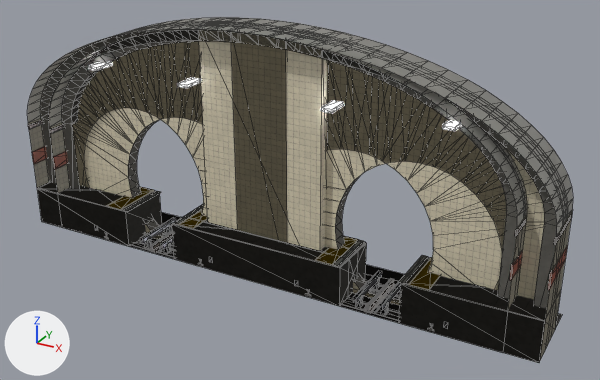
The glTF model glasgow-subway/models/tunnel_station_vault.glb as it was, and as the next commit left it.
One viewpoint serves both versions: a 50 mm lens placed at (8.09, -13.29, 8.47), pointed at (0.6, 0.33, 1.66). The axes (+X, +Y, +Z) are drawn at lower left. The lights are the same throughout. The picture after the commit comes second. Mesh edges are drawn as thin lines. Where no turn or scale is listed for an object, it has been applied to the vertices. Vertices at exactly the same position are counted once.

The scene before the commit, as lines of its bpy script (objects in view):
```python
me_vault_island_borewall = bpy.data.meshes.new('vault_island_borewall')
me_vault_island_borewall.from_pydata(...)  # 189 vertices, 263 faces; spans x -5.25..5.25, y 0.0..1.2, z -0.47..5.0
# faces by material slot: [117, 144, 2]
me_vault_island_borewall.materials.append(mat_tile_cream)
me_vault_island_borewall.materials.append(mat_concrete_lining)
me_vault_island_borewall.materials.append(mat_concrete_dark)
me_vault_island_end = bpy.data.meshes.new('vault_island_end')
me_vault_island_end.from_pydata(...)  # 196 vertices, 286 faces; spans x -5.25..5.25, y -0.2..0.2, z -0.18..5.0
# faces by material slot: [168, 82, 12, 12, 12]
me_vault_island_end.materials.append(mat_concrete_lining)
me_vault_island_end.materials.append(mat_concrete_dark)
me_vault_island_end.materials.append(mat_tile_cream)
me_vault_island_end.materials.append(mat_platform_stone)
me_vault_island_end.materials.append(mat_platform_floor)
# before: 172 (-1.35, -0.2, -0.18), 174 (-1.35, 0.2, -0.18), 176 (1.35, -0.2, -0.18), 178 (1.35, 0.2, -0.18)
me_vault_side_end = bpy.data.meshes.new('vault_side_end')
me_vault_side_end.from_pydata(...)  # 180 vertices, 262 faces; spans x -5.9..5.9, y -0.2..0.2, z -0.18..5.0
# faces by material slot: [168, 82, 12]
me_vault_side_end.materials.append(mat_concrete_lining)
me_vault_side_end.materials.append(mat_concrete_dark)
me_vault_side_end.materials.append(mat_tile_cream)
ob_vault_island_borewall = bpy.data.objects.new('vault_island_borewall', me_vault_island_borewall)
ob_vault_island_borewall.location = (0.0, 0.0, 0.0)
ob_vault_island_end = bpy.data.objects.new('vault_island_end', me_vault_island_end)
ob_vault_island_end.location = (0.0, 0.0, 0.0)
ob_vault_side_end = bpy.data.objects.new('vault_side_end', me_vault_side_end)
ob_vault_side_end.location = (0.0, 0.0, 0.0)
# also in view: 'vault_side_rib' at (0.0, 0.0, 2.41); 'vault_island_rib' at (0.0, 0.0, 2.41); 'vault_side_borewall' at (0.0, 0.6, 2.26)
```
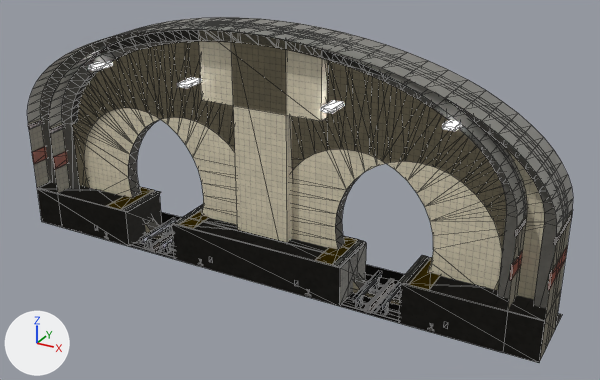
Where the change shows, as pixel boxes (x1, y1, x2, y2) in the pictures (600 x 380 px; the box of a moved part takes in the faces that stretch with it):
```json
{"part": 1, "of": "me_vault_island_end", "change": "moved or reshaped", "before": [199, 30, 327, 251], "after": [199, 30, 327, 121]}
```

Edits to the scene script, one JSON object a line:
```json
{"block": "me_vault_island_end", "where": "me_vault_island_end.from_pydata(...)  # 196 vertices, 286 faces; spans x -5.25..5.25, y -0.2..0.2, z -0.18..5.0"}
{"block": "me_vault_island_end", "where": "# used by ob_vault_island_end; location = (0.0, 0.0, 0.0)"}
{"block": "me_vault_island_end", "change": "me_vault_island_end part 1"}
{"op": "add", "block": "me_vault_island_end", "code": "for i in [172, 174, 176, 178]: me_vault_island_end.vertices[i].co += Vector((0.0, 0.0, 3.59))"}
```
